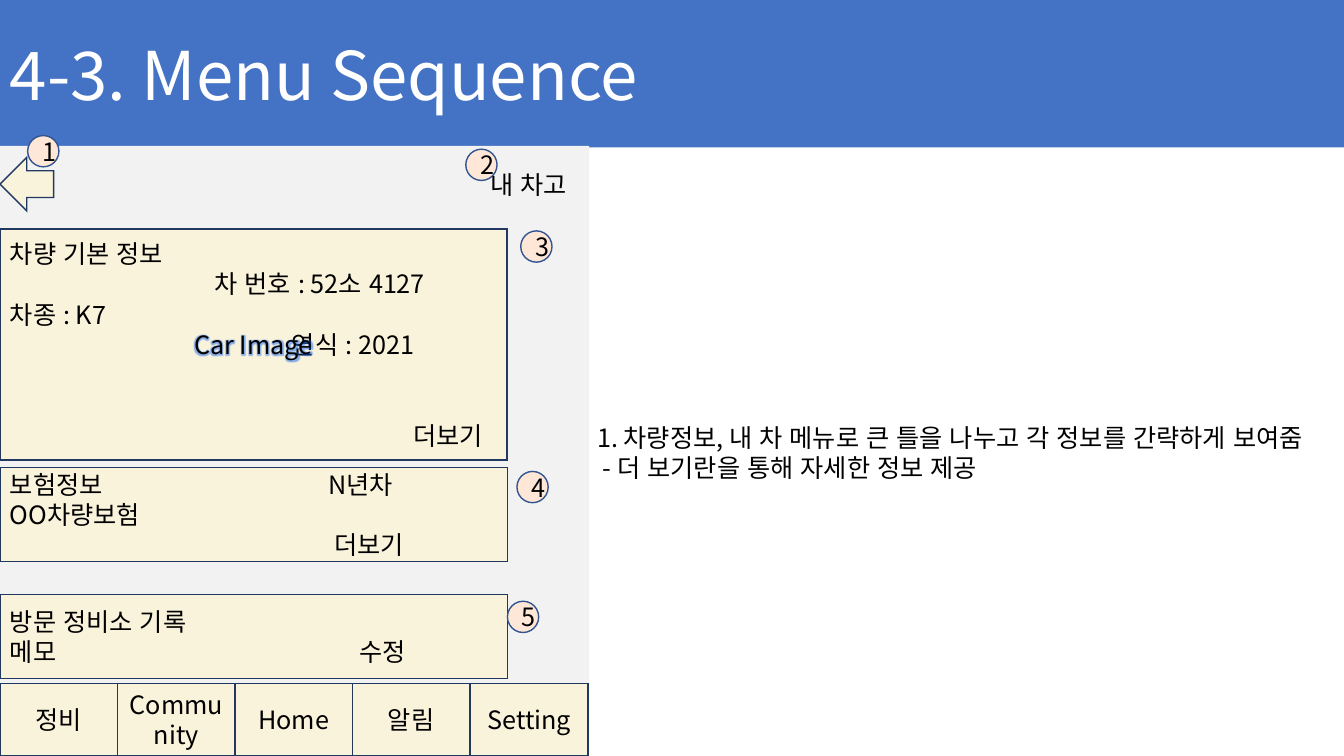
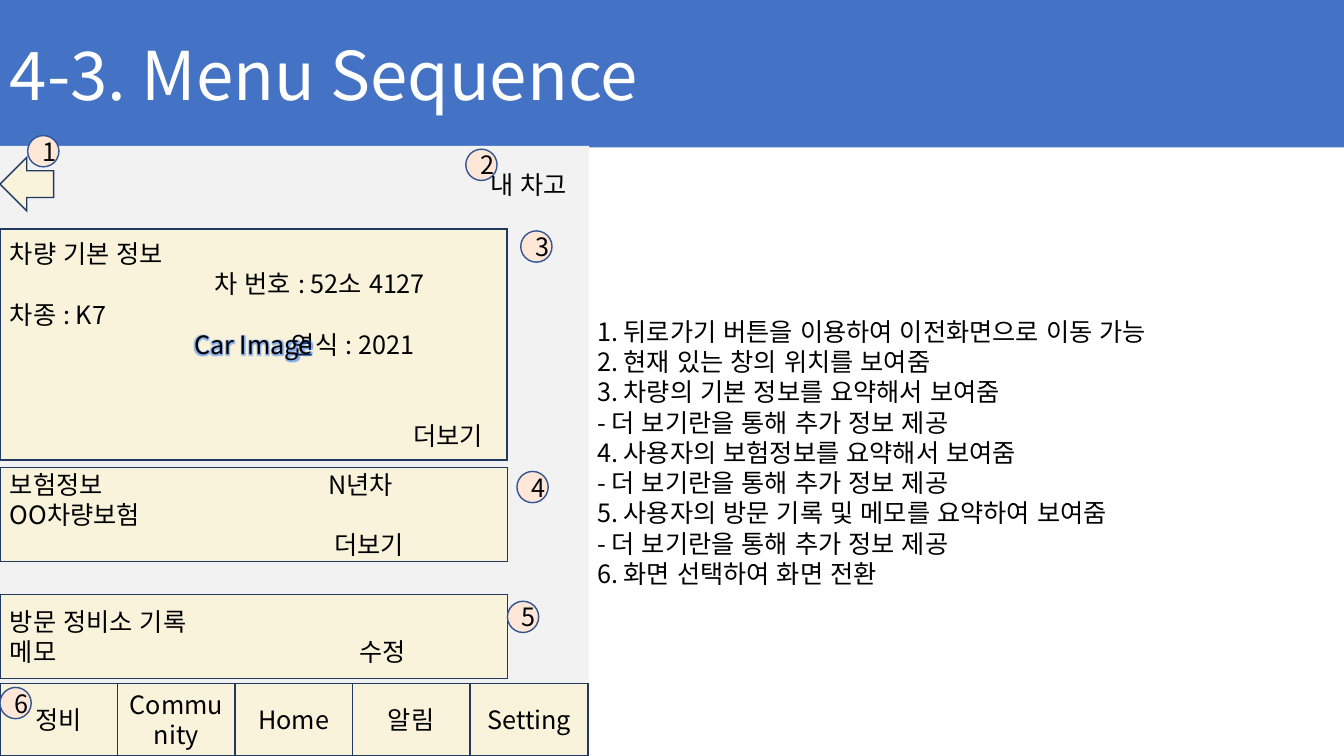
Before and after one commit to ChaeSung-Lee/DJ_InternShip, a slide deck: slide 42 of 2021_Summer/jp.hong/Project_BnC_jph.pptx. Drawn at 1344x756 pixels with LibreOffice and Linux fonts; fonts in the diff are those of the drawing. Boxes give left, top, right and bottom in pixels: in the first picture for what was removed or moved away, otherwise in the second. Text is boxed around its words. In the diff, an @@ line names an element or a change of style, - is before the commit and + after.

```diff
--- a/2021_Summer/jp.hong/Project_BnC_jph.pptx
+++ b/2021_Summer/jp.hong/Project_BnC_jph.pptx
@@ text at [597, 320, 1146, 585]: text changed @@
-1. 차량정보, 내 차 메뉴로 큰 틀을 나누고 각 정보를 간략하게 보여줌
-- 더 보기란을 통해 자세한 정보 제공
+1. 뒤로가기 버튼을 이용하여 이전화면으로 이동 가능
+2. 현재 있는 창의 위치를 보여줌
+3. 차량의 기본 정보를 요약해서 보여줌
+- 더 보기란을 통해 추가 정보 제공
+4. 사용자의 보험정보를 요약해서 보여줌
+- 더 보기란을 통해 추가 정보 제공
+5. 사용자의 방문 기록 및 메모를 요약하여 보여줌
+- 더 보기란을 통해 추가 정보 제공
+6. 화면 선택하여 화면 전환
@@ ellipse added at [0, 688, 31, 719], fill #FFE7D8, outline #325491 1 pt, 18 pt, text #000000 @@
+6
```
Also in this commit, not shown: 9 other slides changed, 4 slides added.
